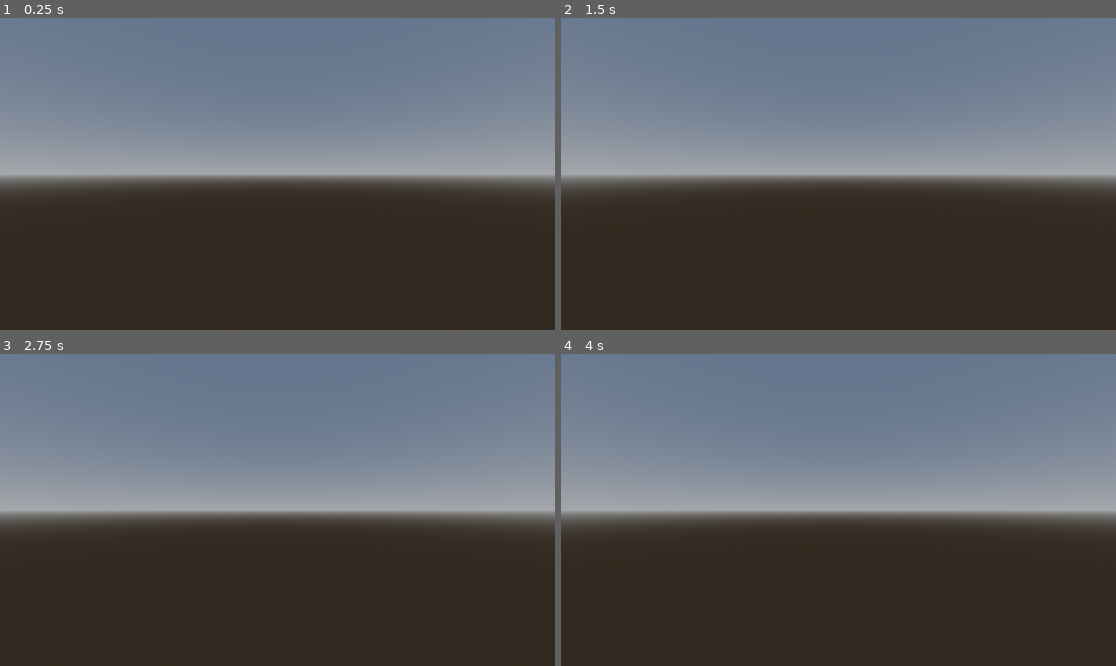
Above: before the commit, frames 1-4 (two rows, left to right).
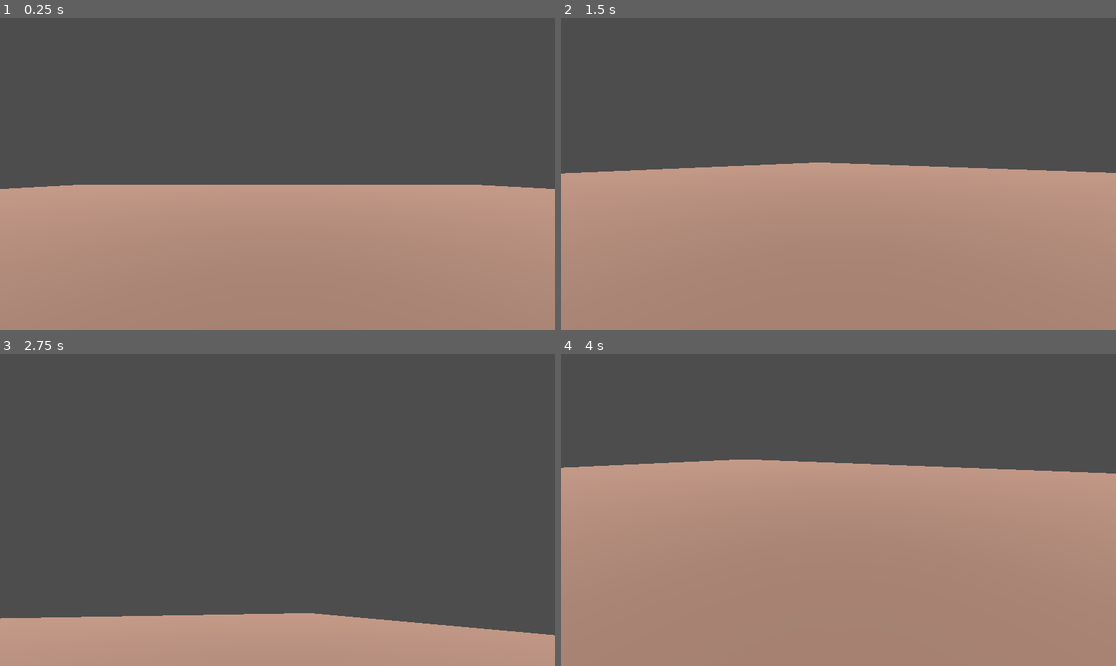
Above: after the commit, the same moments.

Repository: emilyahmad/chem-lab1
Game: Godot game, scene res://scenes/main.tscn
The game is run twice, just before and just after one commit, with the same random seed, the same clock (stepped at 60 frames per second) and the same inputs.
Inputs (mouse positions are in pixels of both pictures, inside the frame that each line leads up to):
- Up to frame 1 (0.25 s): no input
- Up to frame 2 (1.5 s): tap Enter at 0.5 s; move the mouse to (960, 158) at 0.52 s; hold D (right, bound only after the commit) 0.53-1.28 s; tap Space (jump, bound only after the commit) at 0.6, 0.77, 1.07, 1.35 s; move the mouse to (727, 189) at 1.27 s; hold S (down, bound only after the commit) from 1.28 s (still down)
- Up to frame 3 (2.75 s): tap Space (jump, bound only after the commit) at 1.52, 1.82, 2.1 s; move the mouse to (333, 441) at 2.02 s; release S (down, bound only after the commit) at 2.03 s; hold D (right, bound only after the commit) from 2.03 s (still down)
- Up to frame 4 (4 s): move the mouse to (810, 572) at 2.77 s; release D (right, bound only after the commit) at 2.78 s; hold W (up, bound only after the commit) 2.78-3.53 s; tap Space (jump, bound only after the commit) at 2.85, 3.02, 3.32, 3.6, 3.77 s; move the mouse to (1005, 556) at 3.52 s; hold A (left, bound only after the commit) from 3.53 s (still down)

The runs differ from the first frame. In frame 1, 98% of the frame differs, in the area x 0-100%, y 0-100%; in frame 2, 100%; in frame 3, 97%; in frame 4, 100%.

Commit message:
ground & player, commiting so i dont mess up (trying smthg w camera)

Diff:
--- /dev/null
+++ b/objects/player.tscn
@@ -0,0 +1,23 @@
+[gd_scene load_steps=4 format=3 uid="uid://cinbq0deuhni3"]
+
+[ext_resource type="Script" uid="uid://c6f0hn0hssmo" path="res://scripts/player.gd" id="1_4flbx"]
+
+[sub_resource type="CapsuleShape3D" id="CapsuleShape3D_sh265"]
+radius = 0.4
+height = 1.8
+
+[sub_resource type="CapsuleMesh" id="CapsuleMesh_4flbx"]
+radius = 0.4
+height = 1.8
+
+[node name="Player" type="CharacterBody3D"]
+script = ExtResource("1_4flbx")
+
+[node name="CollisionShape3D" type="CollisionShape3D" parent="."]
+shape = SubResource("CapsuleShape3D_sh265")
+
+[node name="MeshInstance3D" type="MeshInstance3D" parent="."]
+mesh = SubResource("CapsuleMesh_4flbx")
+
+[node name="Camera3D" type="Camera3D" parent="."]
+transform = Transform3D(1, 0, 0, 0, 1, 0, 0, 0, 1, 0, 0.456556, 0.329365)
--- a/project.godot
+++ b/project.godot
@@ -19,6 +19,39 @@
 
 enabled=PackedStringArray("res://addons/wakatime/plugin.cfg")
 
+[input]
+
+jump={
+"deadzone": 0.2,
+"events": [Object(InputEventKey,"resource_local_to_scene":false,"resource_name":"","device":-1,"window_id":0,"alt_pressed":false,"shift_pressed":false,"ctrl_pressed":false,"meta_pressed":false,"pressed":false,"keycode":0,"physical_keycode":32,"key_label":0,"unicode":32,"location":0,"echo":false,"script":null)
+]
+}
+left={
+"deadzone": 0.2,
+"events": [Object(InputEventKey,"resource_local_to_scene":false,"resource_name":"","device":-1,"window_id":0,"alt_pressed":false,"shift_pressed":false,"ctrl_pressed":false,"meta_pressed":false,"pressed":false,"keycode":0,"physical_keycode":65,"key_label":0,"unicode":97,"location":0,"echo":false,"script":null)
+]
+}
+right={
+"deadzone": 0.2,
+"events": [Object(InputEventKey,"resource_local_to_scene":false,"resource_name":"","device":-1,"window_id":0,"alt_pressed":false,"shift_pressed":false,"ctrl_pressed":false,"meta_pressed":false,"pressed":false,"keycode":0,"physical_keycode":68,"key_label":0,"unicode":100,"location":0,"echo":false,"script":null)
+]
+}
+up={
+"deadzone": 0.2,
+"events": [Object(InputEventKey,"resource_local_to_scene":false,"resource_name":"","device":-1,"window_id":0,"alt_pressed":false,"shift_pressed":false,"ctrl_pressed":false,"meta_pressed":false,"pressed":false,"keycode":0,"physical_keycode":87,"key_label":0,"unicode":119,"location":0,"echo":false,"script":null)
+]
+}
+down={
+"deadzone": 0.2,
+"events": [Object(InputEventKey,"resource_local_to_scene":false,"resource_name":"","device":-1,"window_id":0,"alt_pressed":false,"shift_pressed":false,"ctrl_pressed":false,"meta_pressed":false,"pressed":false,"keycode":0,"physical_keycode":83,"key_label":0,"unicode":115,"location":0,"echo":false,"script":null)
+]
+}
+escape={
+"deadzone": 0.2,
+"events": [Object(InputEventKey,"resource_local_to_scene":false,"resource_name":"","device":-1,"window_id":0,"alt_pressed":false,"shift_pressed":false,"ctrl_pressed":false,"meta_pressed":false,"pressed":false,"keycode":0,"physical_keycode":4194305,"key_label":0,"unicode":0,"location":0,"echo":false,"script":null)
+]
+}
+
 [rendering]
 
 renderer/rendering_method="mobile"
--- a/scenes/main.gd
+++ /dev/null
@@ -1 +0,0 @@
-extends Node3D
--- a/scenes/main.tscn
+++ b/scenes/main.tscn
@@ -1,19 +1,31 @@
-[gd_scene load_steps=4 format=3 uid="uid://bp560g3d78nr4"]
+[gd_scene load_steps=5 format=3 uid="uid://bp560g3d78nr4"]
 
-[sub_resource type="ProceduralSkyMaterial" id="ProceduralSkyMaterial_sgp6g"]
+[ext_resource type="PackedScene" uid="uid://cinbq0deuhni3" path="res://objects/player.tscn" id="2_0wfyh"]
 
-[sub_resource type="Sky" id="Sky_o5qli"]
-sky_material = SubResource("ProceduralSkyMaterial_sgp6g")
+[sub_resource type="BoxShape3D" id="BoxShape3D_sugp2"]
+size = Vector3(50, 1, 50)
 
-[sub_resource type="Environment" id="Environment_0wfyh"]
-background_mode = 2
-sky = SubResource("Sky_o5qli")
+[sub_resource type="StandardMaterial3D" id="StandardMaterial3D_jyhfs"]
+albedo_color = Color(0.641877, 0.493822, 0.431696, 1)
+
+[sub_resource type="QuadMesh" id="QuadMesh_tbgi4"]
+size = Vector2(50, 50)
+orientation = 1
 
 [node name="World" type="Node3D"]
 
-[node name="Camera3D" type="Camera3D" parent="."]
+[node name="Floor" type="StaticBody3D" parent="."]
 
-[node name="WorldEnvironment" type="WorldEnvironment" parent="."]
-environment = SubResource("Environment_0wfyh")
+[node name="CollisionShape3D" type="CollisionShape3D" parent="Floor"]
+transform = Transform3D(1, 0, 0, 0, 1, 0, 0, 0, 1, 0.001, -0.5, 0.002)
+shape = SubResource("BoxShape3D_sugp2")
+
+[node name="MeshInstance3D" type="MeshInstance3D" parent="Floor"]
+material_override = SubResource("StandardMaterial3D_jyhfs")
+mesh = SubResource("QuadMesh_tbgi4")
+
+[node name="Player" parent="." instance=ExtResource("2_0wfyh")]
+transform = Transform3D(1, 0, 0, 0, 1, 0, 0, 0, 1, -0.00033617, 0.984703, -5.00679e-06)
 
 [node name="DirectionalLight3D" type="DirectionalLight3D" parent="."]
+transform = Transform3D(1, 0.000458875, -0.000186251, 0.000187515, -0.00276599, 0.999996, 0.00045836, -0.999996, -0.00276608, 0, 6, 0)
--- /dev/null
+++ b/scripts/player.gd
@@ -0,0 +1,44 @@
+extends CharacterBody3D
+
+
+const SPEED = 5.0
+const JUMP_VELOCITY = 4.5
+
+var sensivty = 0.003
+@onready var camera = $Camera3D
+
+func _unhandled_input(event):
+	if event is InputEventMouseMotion:
+		rotate_y(-event.relative.x * sensivty)
+		camera.rotate_x(-event.relative.y * sensivty)
+		camera.rotation.x = clamp(camera.rotation.x, deg_to_rad(-60), deg_to_rad(70))
+
+func _ready():
+	Input.mouse_mode = Input.MOUSE_MODE_CAPTURED
+
+func _process(delta):
+	if Input.is_action_pressed("escape"):
+		get_tree().quit()
+
+
+func _physics_process(delta: float) -> void:
+	# Add the gravity.
+	if not is_on_floor():
+		velocity += get_gravity() * delta
+
+	# Handle jump.
+	if Input.is_action_just_pressed("jump") and is_on_floor():
+		velocity.y = JUMP_VELOCITY
+
+	# Get the input direction and handle the movement/deceleration.
+	# As good practice, you should replace  actions with custom gameplay actions.
+	var input_dir := Input.get_vector("left", "right", "up", "down")
+	var direction := (transform.basis * Vector3(input_dir.x, 0, input_dir.y)).normalized()
+	if direction:
+		velocity.x = direction.x * SPEED
+		velocity.z = direction.z * SPEED
+	else:
+		velocity.x = move_toward(velocity.x, 0, SPEED)
+		velocity.z = move_toward(velocity.z, 0, SPEED)
+
+	move_and_slide()
Not shown, added: scripts/player.gd.uid
Not shown, changed: README.md
